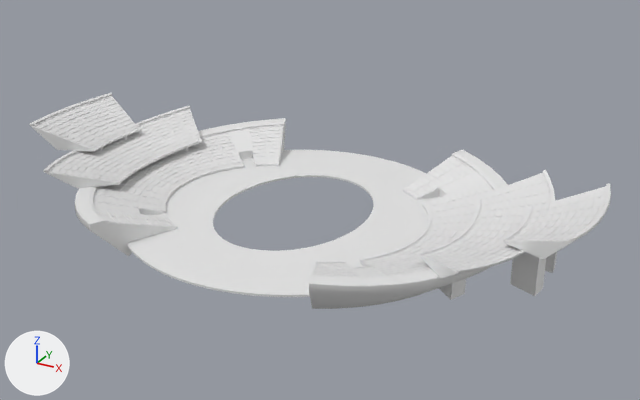
The FBX model Assets/Models/Version 2/Environment/Levels/Stadium 1.FBX as it was, and as the next commit left it.
One viewpoint serves both versions: a camera (50 mm lens) standing at (1104.0, -1869.0, 978.0) and looking at (67.0, 17.0, 35.0). Arrows for +X, +Y and +Z are at lower left; the lights stay in place. Mesh edges are drawn as thin lines on the coarser meshes. Where no turn or scale is listed for an object, it has been applied to the vertices.

The first picture shows 'Bottom Tier', 'Floor Area', 'Middle Tier', 'Top Tier'.
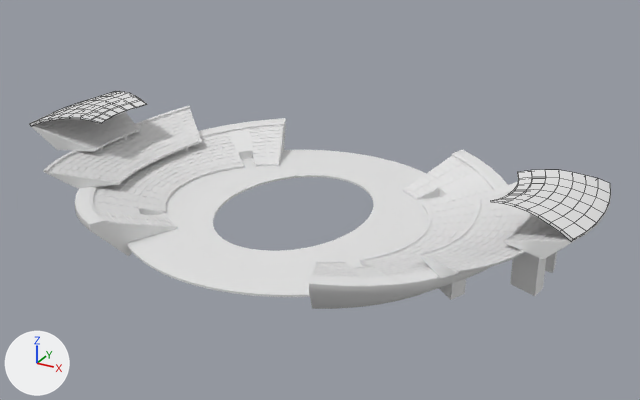
Commit message: Stadium Seats Nearly Finished

Changed parts and their boxes (x1, y1, x2, y2) in the pictures (640 x 400 px):
'Top Roof', added
    after: (30, 91, 610, 241)

What the commit changed:
Mesh me_mesh_004 is new.
It has 244 vertices, 240 faces and spans x -1403.0..184.0, y -172.0..172.0, z 156.0..194.0.
Object 'Top Roof' (ob_top_roof) is new; it shows me_mesh_004.
Its location is (609.0, 0.0, 0.0).
